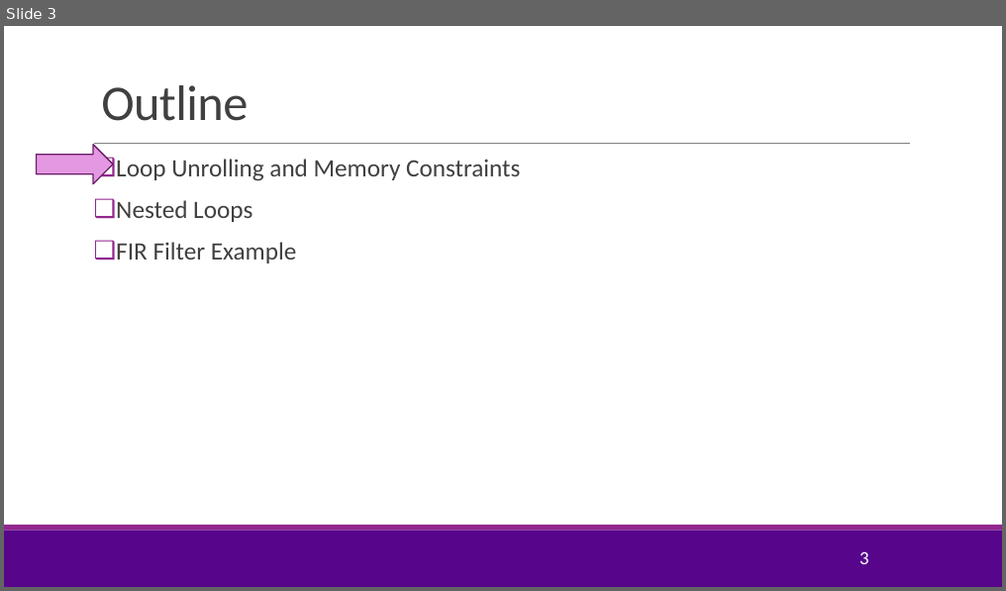
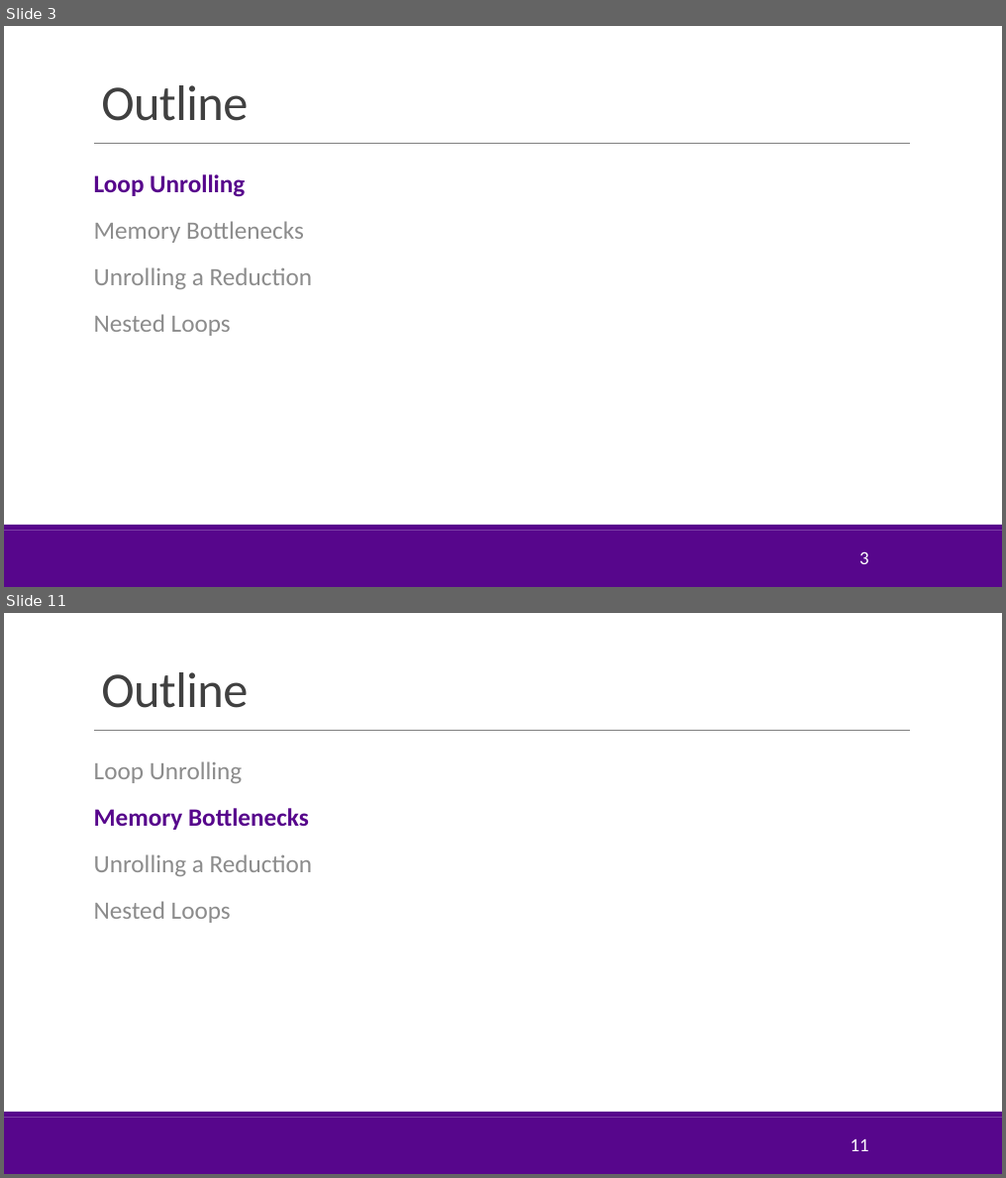
Before and after one commit to sdrangan/hwdesign, a slide deck: units/unit08_unroll/unroll.pptx. Shown one above the other, each under a label of ours: slide 3 before the commit, slides 3 and 11 after it; the slides between them are not shown. The pictures are 1006x591 and 1006x1178 pixels, drawn with LibreOffice and Linux fonts; fonts in the diff are those of the drawing; background and template pictures are left out. Boxes give left, top, right and bottom in pixels: in the first picture for what was removed or moved away, otherwise in the second. Text is boxed around its words. In the diff, an @@ line names an element or a change of style, - is before the commit and + after.

```diff
--- a/units/unit08_unroll/unroll.pptx
+++ b/units/unit08_unroll/unroll.pptx
@@ slide 11 added at <box>4,613,1002,1174</box>, background #FFFFFF; not listed: 3 template elements that a slide beside it also shows @@
@@ title added at <box>101,672,248,708</box>, 48 pt, text #404040 @@
+Outline
@@ text added at <box>94,761,312,923</box>, 24 pt, text #8C8C8C @@
+Loop Unrolling
+Memory Bottlenecks
+Unrolling a Reduction
+Nested Loops
@@ page number added at <box>850,1140,869,1152</box>, 18 pt, text #FFFFFF @@
+11
@@ slide 3 changed as well @@
@@ right arrow removed at <box>37,144,113,184</box> @@
@@ text "Loop Unrolling": place and size @@
-text "Loop Unrolling" at <box>116,159,520,264</box>
+text "Loop Unrolling" at <box>94,174,312,336</box>
@@ text at <box>94,174,312,289</box>: text changed; text colour #404040 to #8C8C8C @@
-❑ Loop Unrolling and Memory Constraints
+Loop Unrolling
+Memory Bottlenecks
+Unrolling a Reduction
@@ text at <box>116,242,296,264</box>: paragraph removed @@
-❑ FIR Filter Example
@@ text at <box>94,314,231,336</box>: text colour #404040 to #8C8C8C in "Nested Loops"; bullet ❑ to none; line spacing 0.9 to 1; more space between paragraphs @@
@@ rectangle at <box>4,525,1002,530</box>: fill #92278F to #57068C @@
```
Also in this commit, not shown: 6 other slides changed, 33 other slides added, 4 slides removed, 45 other files.
